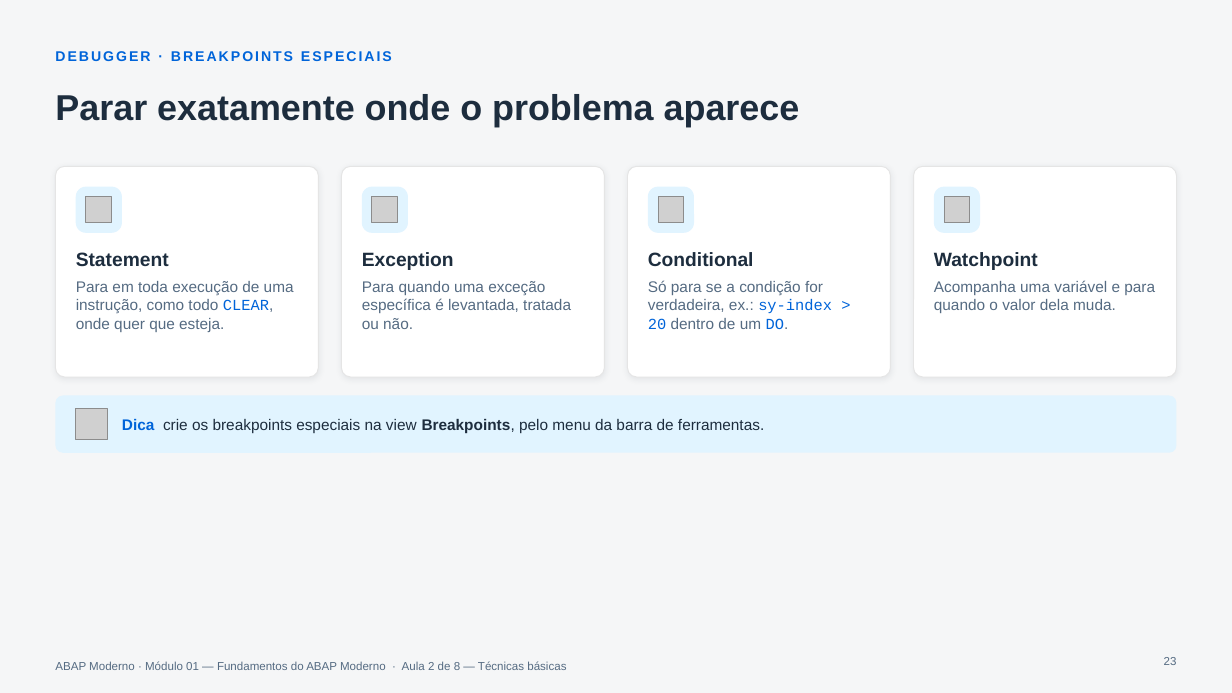
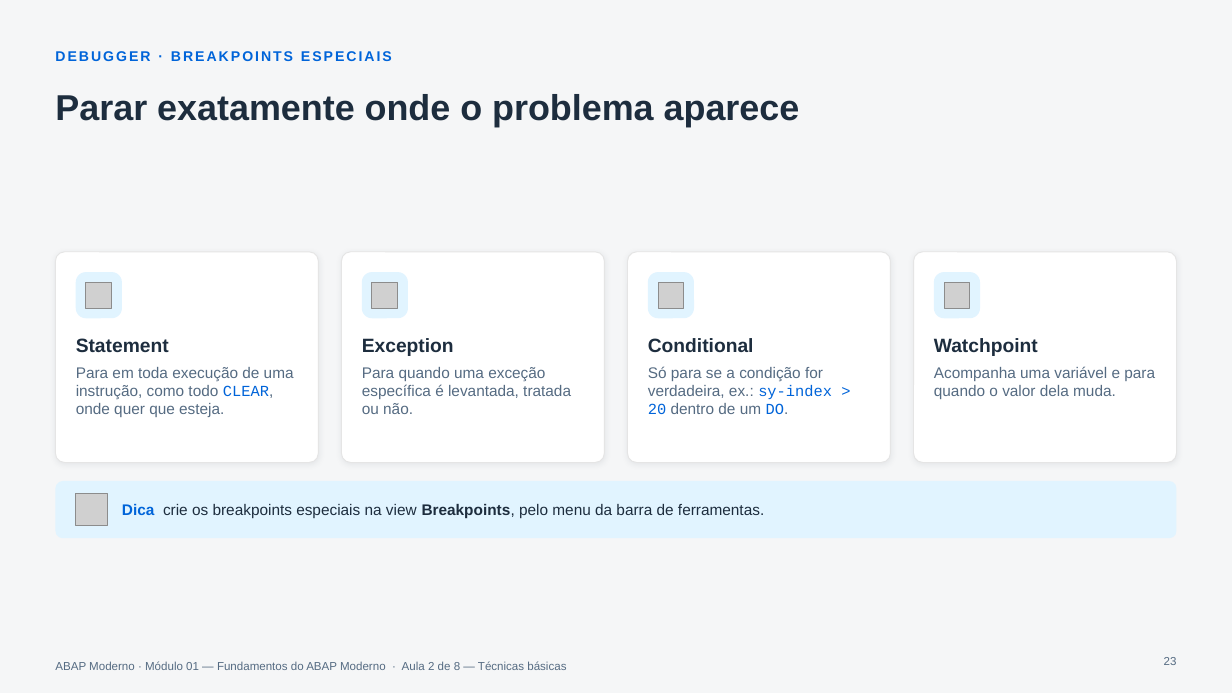
Before and after one commit to AdrianoBispo/estude-sap-abap-moderno, a slide deck: slide 23 of modulo-01/01.02 - Aplicando Técnicas e Conceitos Básicos/01.02_ABAP_Moderno_Escreva_Menos_Realize_Mais.pptx. Drawn at 1232x693 pixels with LibreOffice and Linux fonts; fonts in the diff are those of the drawing; grey boxes stand for pictures. Boxes give left, top, right and bottom in pixels: in the first picture for what was removed or moved away, otherwise in the second. Text is boxed around its words. In the diff, an @@ line names an element or a change of style, - is before the commit and + after.

```diff
--- a/modulo-01/01.02 - Aplicando Técnicas e Conceitos Básicos/01.02_ABAP_Moderno_Escreva_Menos_Realize_Mais.pptx
+++ b/modulo-01/01.02 - Aplicando Técnicas e Conceitos Básicos/01.02_ABAP_Moderno_Escreva_Menos_Realize_Mais.pptx
@@ 9 rounded rectangles, 5 pictures, 5 texts: place and size @@
-9 rounded rectangles, 5 pictures, 5 texts at bbox=[55, 166, 1177, 453]
+9 rounded rectangles, 5 pictures, 5 texts at bbox=[55, 252, 1177, 539]
```
Also in this commit, not shown: 2 other slides changed, 7 other files.
